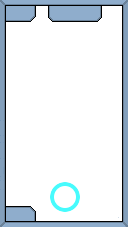
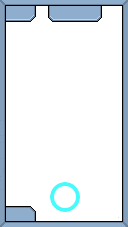
Layered file, before and after one edit (128px x 227px). Changes by layer:
painted on "Score" over [6,15,100,20]
